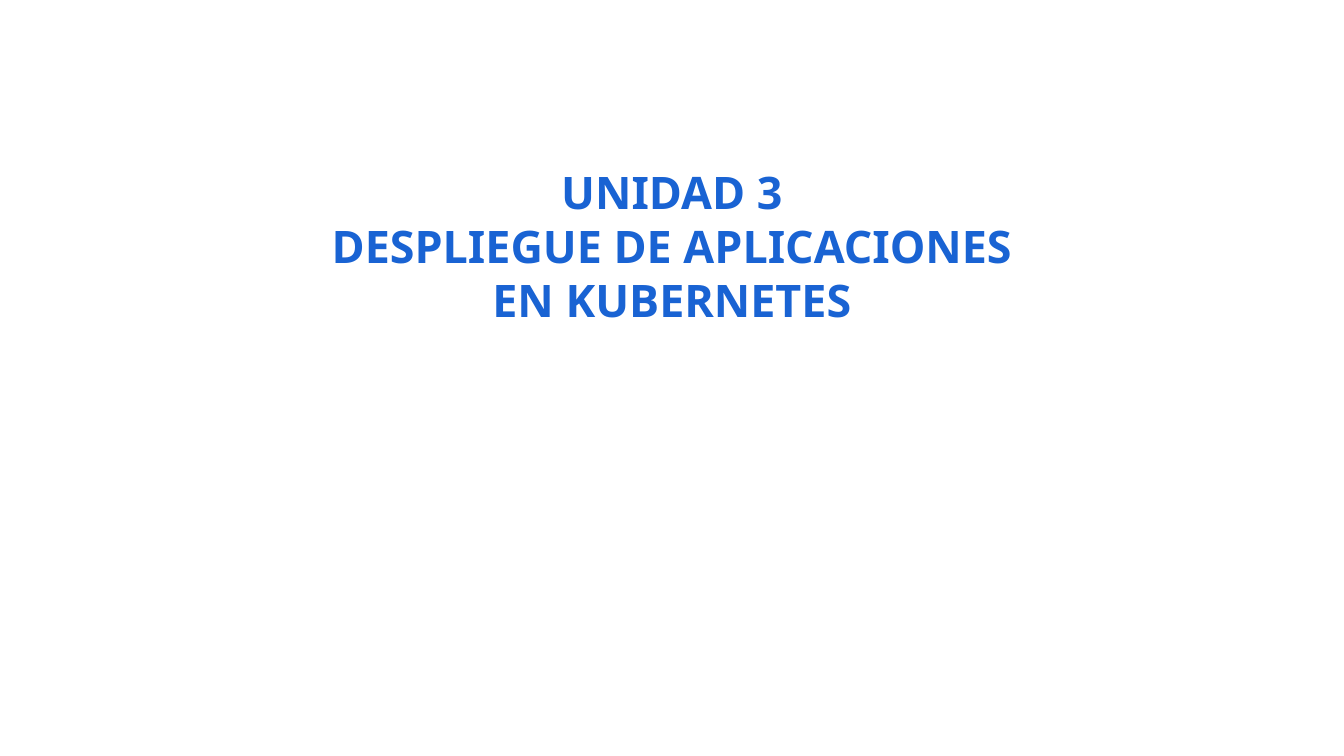
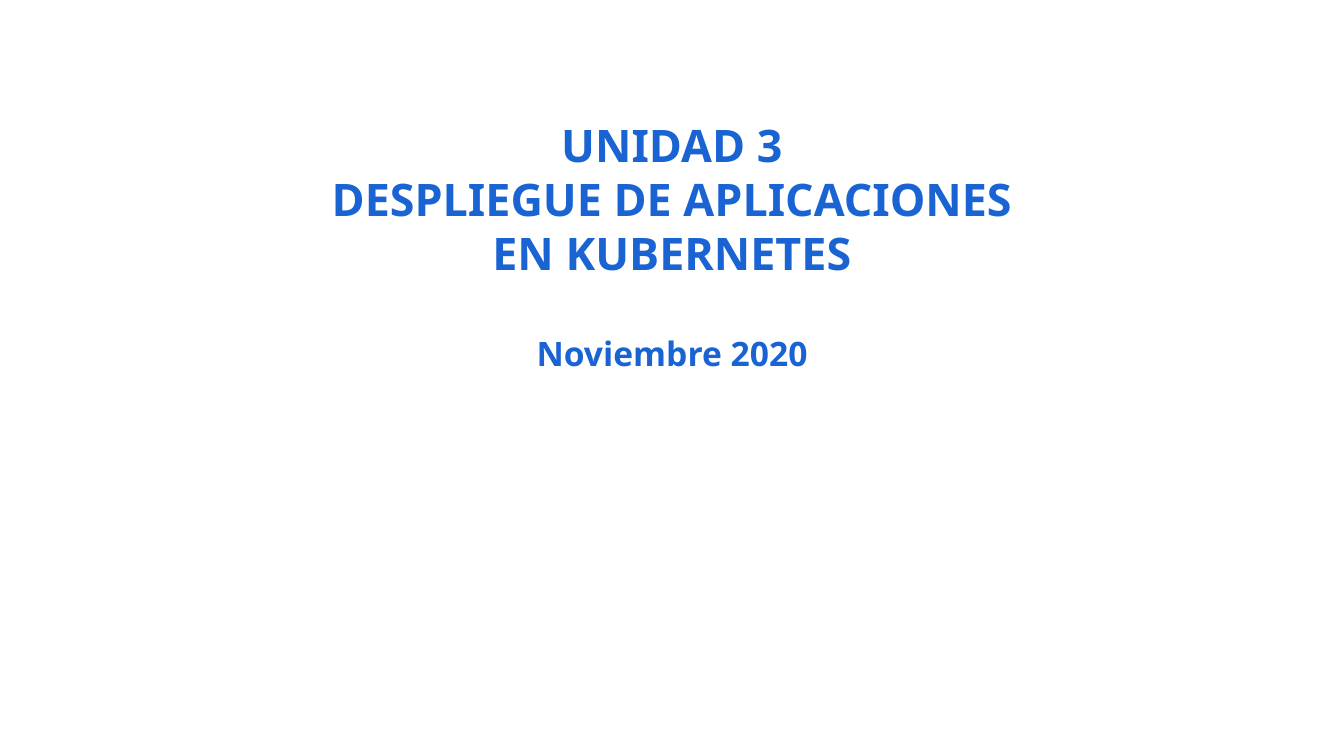
Before and after one commit to iesgn/kubernetes-storm, a slide deck: slide 1 of unidad3/presentacion_unidad3-1.odp. Drawn at 1344x756 pixels with LibreOffice and Linux fonts; fonts in the diff are those of the drawing. Boxes give left, top, right and bottom in pixels: in the first picture for what was removed or moved away, otherwise in the second. Text is boxed around its words. In the diff, an @@ line names an element or a change of style, - is before the commit and + after.

```diff
--- a/unidad3/presentacion_unidad3-1.odp
+++ b/unidad3/presentacion_unidad3-1.odp
@@ text at (x1=537, y1=340, x2=808, y2=367): paragraph added @@
+Noviembre 2020
```
Also in this commit, not shown: 3 other files.
